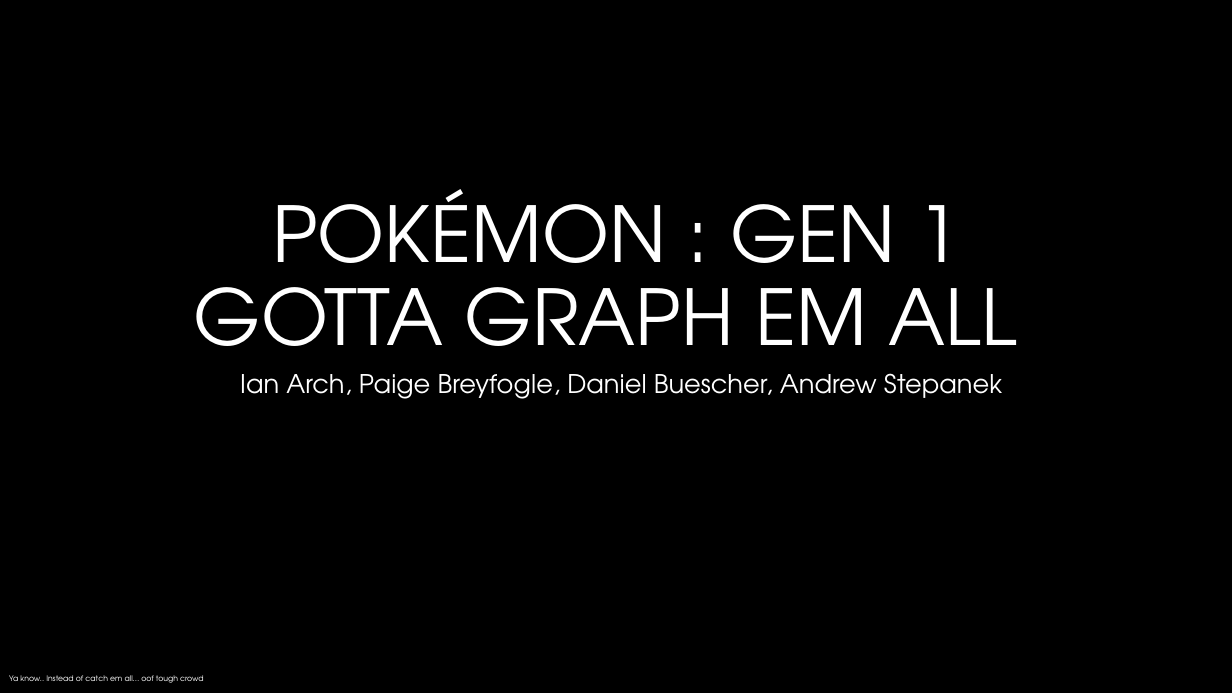
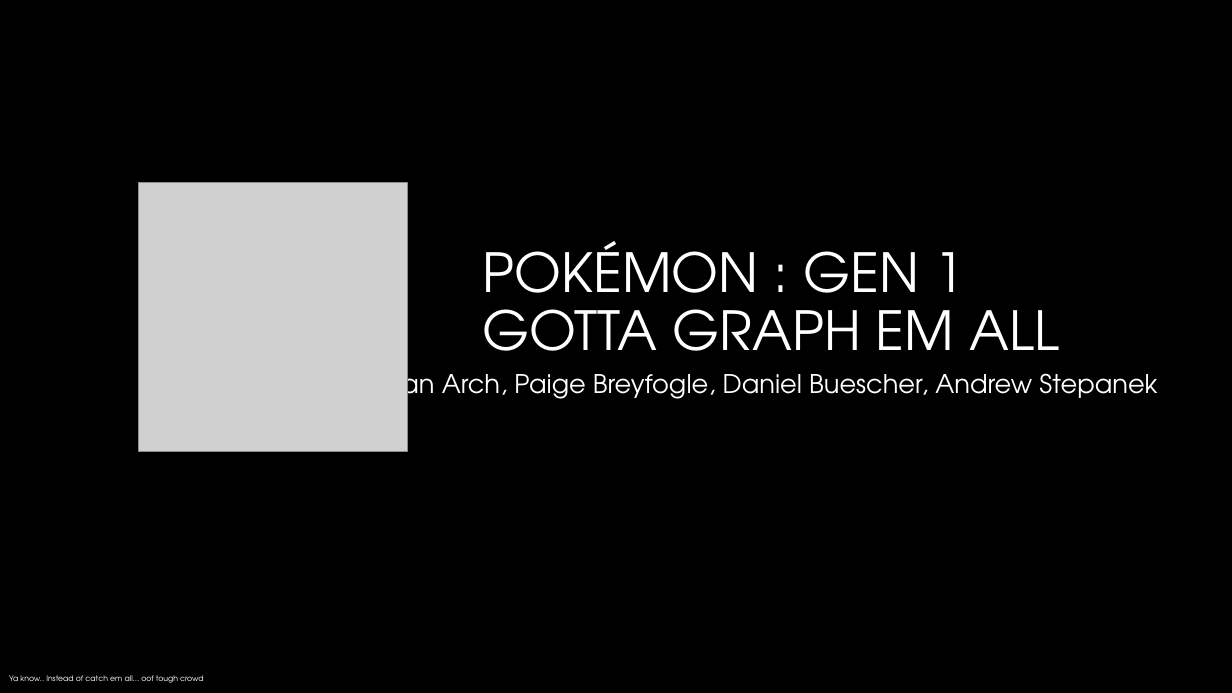
Before and after one commit to Dbuescher8/Pokemon-Project2, a slide deck: slide 1 of Presentation 2.pptx. Drawn at 1232x693 pixels with LibreOffice and Linux fonts; fonts in the diff are those of the drawing; grey boxes stand for pictures; background and template pictures are left out. Boxes give left, top, right and bottom in pixels: in the first picture for what was removed or moved away, otherwise in the second. Text is boxed around its words. In the diff, an @@ line names an element or a change of style, - is before the commit and + after.

```diff
--- a/Presentation 2.pptx
+++ b/Presentation 2.pptx
@@ picture added at (x1=139, y1=182, x2=408, y2=451) @@
@@ title "POKÉMON : GEN 1 GOTTA ..." moved from (x1=194, y1=189, x2=1017, y2=380) to (x1=483, y1=241, x2=1059, y2=375) @@
@@ title "POKÉMON : GEN 1 GOTTA ..." at (x1=483, y1=241, x2=1059, y2=375): size 60 to 42 pt; alignment centre to left @@
@@ subtitle "Ian Arch, Paige Breyfogle, Daniel ..." rewrapped from (x1=240, y1=373, x2=1002, y2=399) to (x1=396, y1=367, x2=1157, y2=406) @@
```
Also in this commit, not shown: 4 other slides changed.
